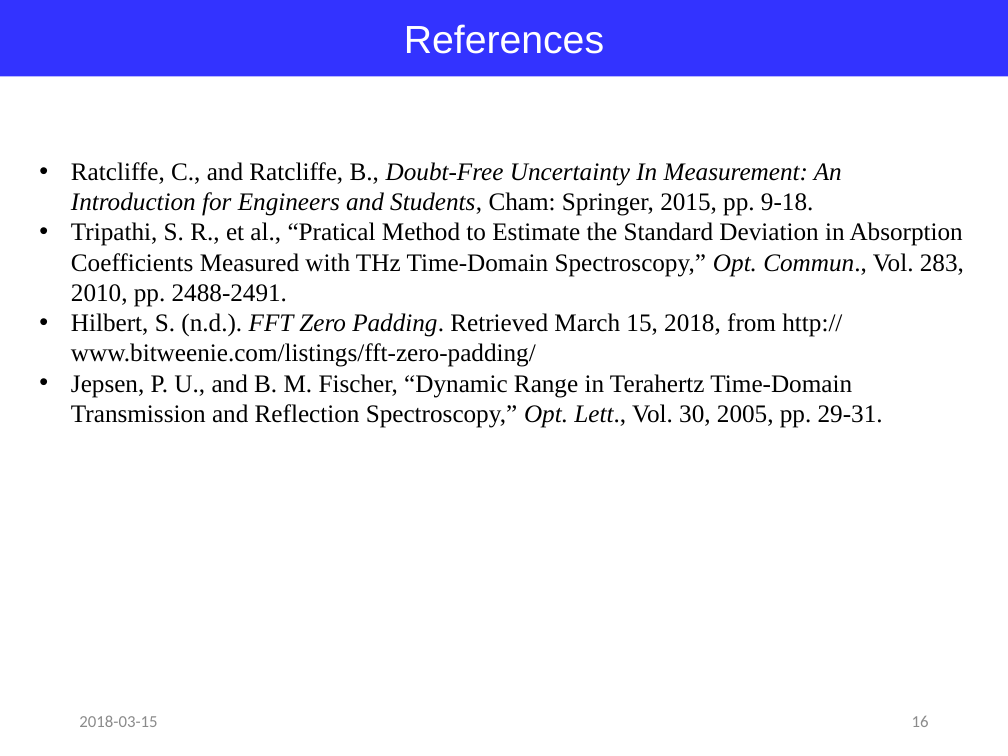
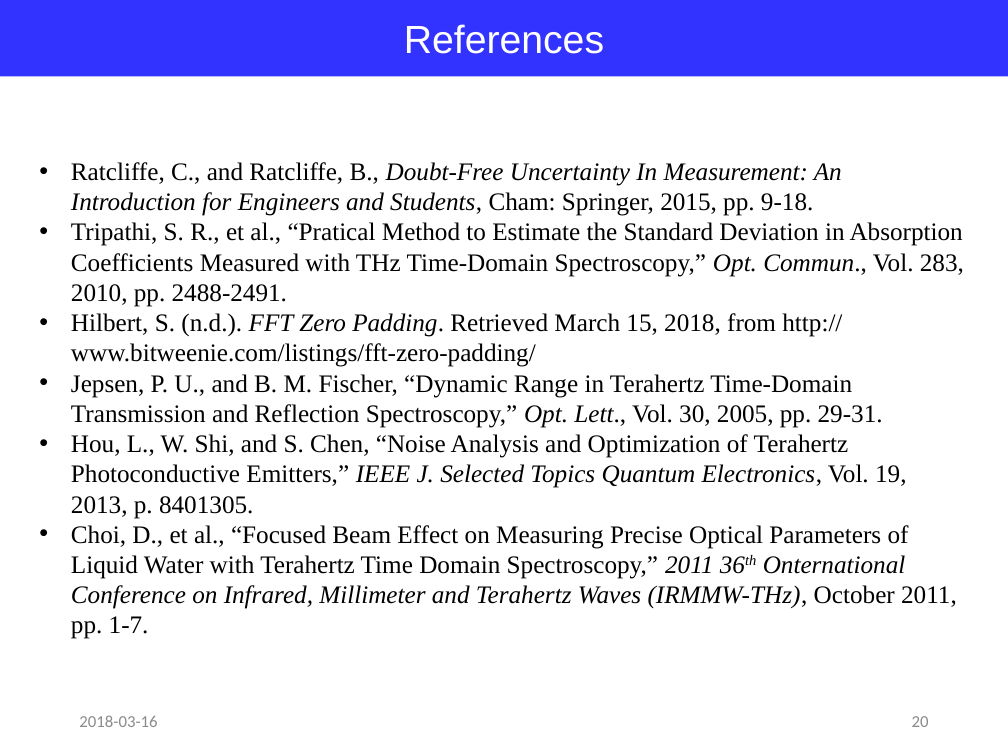
Before and after one commit to jglee96/NBTP_Lab, a slide deck: slide 20 of Terahertz Metrology/Ch3/Terahertz Metrology_Ch3.pptx (slide 16 before the commit). Drawn at 1008x756 pixels with LibreOffice and Linux fonts; fonts in the diff are those of the drawing. Boxes give left, top, right and bottom in pixels: in the first picture for what was removed or moved away, otherwise in the second. Text is boxed around its words. In the diff, an @@ line names an element or a change of style, - is before the commit and + after.

```diff
--- a/Terahertz Metrology/Ch3/Terahertz Metrology_Ch3.pptx
+++ b/Terahertz Metrology/Ch3/Terahertz Metrology_Ch3.pptx
@@ text at (x1=71, y1=434, x2=957, y2=639): paragraphs added @@
+• Hou, L., W. Shi, and S. Chen, “Noise Analysis and Optimization of Terahertz Photoconductive Emitters,” IEEE J. Selected Topics Quantum Electronics, Vol. 19, 2013, p. 8401305.
+• Choi, D., et al., “Focused Beam Effect on Measuring Precise Optical Parameters of Liquid Water with Terahertz Time Domain Spectroscopy,” 2011 36th Onternational Conference on Infrared, Millimeter and Terahertz Waves (IRMMW-THz), October 2011, pp. 1-7.
@@ text at (x1=79, y1=715, x2=157, y2=727): text changed @@
-2018-03-15
+2018-03-16
@@ page number at (x1=912, y1=716, x2=929, y2=727): text changed @@
-16
+20
```
Also in this commit, not shown: 14 other slides changed, 5 slides added, 1 slide removed, 5 other files.
